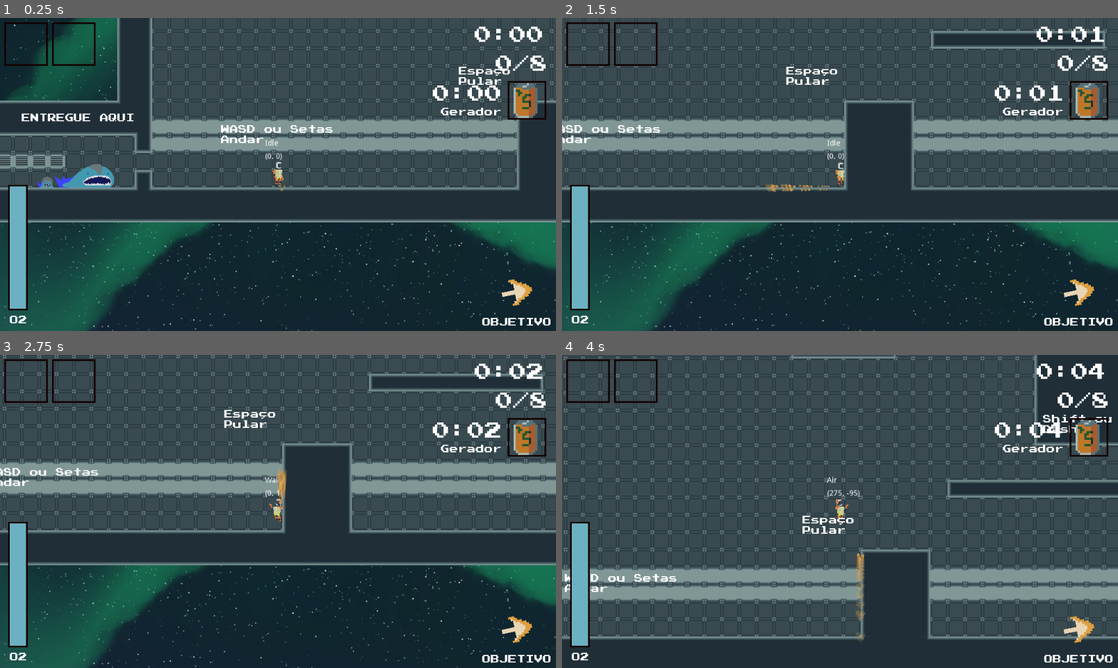
Above: before the commit, frames 1-4 (two rows, left to right).
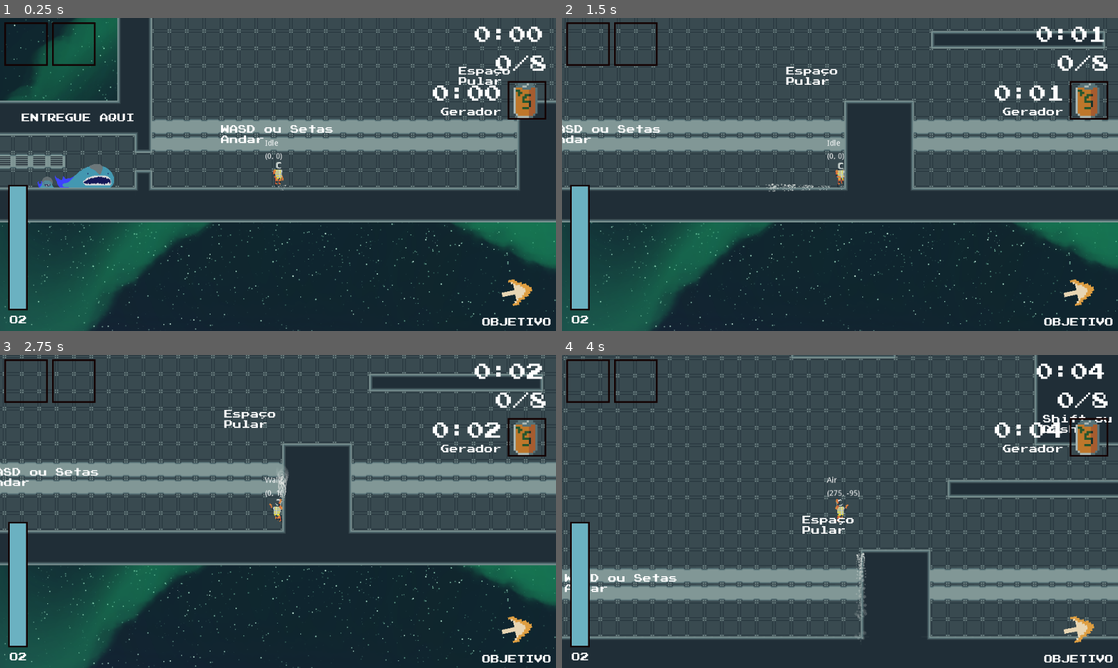
Above: after the commit, the same moments.

Repository: andrebariani/LostAndFound_GGJ2021
Game: Godot game, scene res://Main.tscn
Two runs of this game, one before a commit and one after it. Both use one fixed random seed, a clock stepped at 60 frames per second and the inputs below. The engine's default icon, where the game draws it, is replaced by a stand-in: a white triangle on a blue panel in a dark square.
Inputs:
- Up to frame 1 (0.25 s): no input
- Up to frame 2 (1.5 s): tap Enter (ui_accept) at 0.5, 0.77 s; hold Right (ui_right) from 0.53 s (still down); tap Shift (dash) at 0.6 s; tap Q (drop) at 1.35 s
- Up to frame 3 (2.75 s): tap Enter (ui_accept) at 1.52 s; release Right (ui_right) at 2.03 s; hold Left (ui_left) from 2.03 s (still down); tap E (use_tool) at 2.1 s
- Up to frame 4 (4 s): release Left (ui_left) at 2.78 s; hold Right (ui_right) from 2.78 s (still down); tap Shift (dash) at 2.85 s; tap Enter (ui_accept) at 3.02, 3.5, 3.77 s; tap Q (drop) at 3.6 s

The runs differ from the first frame. In frame 1, less than 0.1% of the frame differs, in the area x 50-52%, y 53-56%; in frame 2, 0.1%; in frame 3, 0.1%; in frame 4, 0.3%, in the area x 52-55%, y 63-92%.

Commit message:
Particles

Diff:
--- a/player/player_body/Particles.tscn
+++ b/player/player_body/Particles.tscn
@@ -1,6 +1,6 @@
 [gd_scene load_steps=4 format=2]
 
-[ext_resource path="res://assets/images/caixa.png" type="Texture" id=1]
+[ext_resource path="res://assets/images/player/particles.png" type="Texture" id=1]
 [ext_resource path="res://player/player_body/Particles.gd" type="Script" id=2]
 
 [sub_resource type="Animation" id=1]
@@ -100,7 +100,7 @@
 "times": PoolRealArray( 0, 0.6 ),
 "transitions": PoolRealArray( 1, 1 ),
 "update": 0,
-"values": [ Vector2( 0, 0 ), Vector2( 0.249007, 0.330851 ) ]
+"values": [ Vector2( 0, 0 ), Vector2( 0.6, 0.6 ) ]
 }
 tracks/8/type = "value"
 tracks/8/path = NodePath("Sprite2:scale")
@@ -112,7 +112,7 @@
 "times": PoolRealArray( 0, 0.6 ),
 "transitions": PoolRealArray( 1, 1 ),
 "update": 0,
-"values": [ Vector2( 0, 0 ), Vector2( 0.393583, 0.38846 ) ]
+"values": [ Vector2( 0, 0 ), Vector2( 0.4, 0.4 ) ]
 }
 tracks/9/type = "value"
 tracks/9/path = NodePath("Sprite3:scale")
@@ -124,7 +124,7 @@
 "times": PoolRealArray( 0, 0.6 ),
 "transitions": PoolRealArray( 1, 1 ),
 "update": 0,
-"values": [ Vector2( 0, 0 ), Vector2( 0.329327, 0.397322 ) ]
+"values": [ Vector2( 0, 0 ), Vector2( 0.5, 0.5 ) ]
 }
 
 [node name="Particles" type="Node2D"]
@@ -139,18 +139,18 @@
 [node name="Sprite" type="Sprite" parent="."]
 position = Vector2( 3.79111, -1.99194 )
 rotation = -12.5664
-scale = Vector2( 0.249007, 0.330851 )
+scale = Vector2( 0.6, 0.6 )
 texture = ExtResource( 1 )
 
 [node name="Sprite2" type="Sprite" parent="."]
 position = Vector2( -0.963846, 3.98388 )
 rotation = 6.28319
-scale = Vector2( 0.393583, 0.38846 )
+scale = Vector2( 0.4, 0.4 )
 texture = ExtResource( 1 )
 
 [node name="Sprite3" type="Sprite" parent="."]
 position = Vector2( -4.56218, -2.69876 )
 rotation = 12.5664
-scale = Vector2( 0.329327, 0.397322 )
+scale = Vector2( 0.5, 0.5 )
 texture = ExtResource( 1 )
 [connection signal="animation_finished" from="AnimationPlayer" to="." method="_on_AnimationPlayer_animation_finished"]
Binary file added: assets/images/player/particles.png
Not shown, added: assets/images/player/particles.png.import
Not shown, added: assets/images/tools/energy.png.import
Not shown, added: assets/images/tools/gravity.png.import
Not shown, added: assets/images/tools/jetpack.png.import
Not shown, added: assets/images/tools/o2.png.import
Not shown, removed: assets/images/aliens/et_gosma_2.png-autosave.kra
